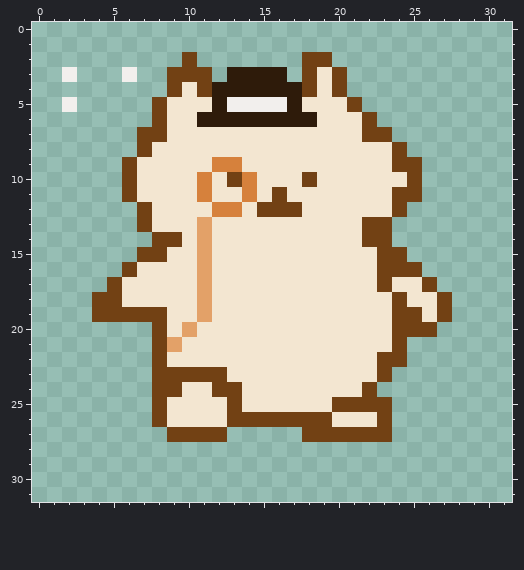
Two versions of one pixel-art sprite, resources/sprites/Detective Meow/pixil-frame-0.png. Above is the file before it was changed.
The file is 32x32 pixels.
After the commit:
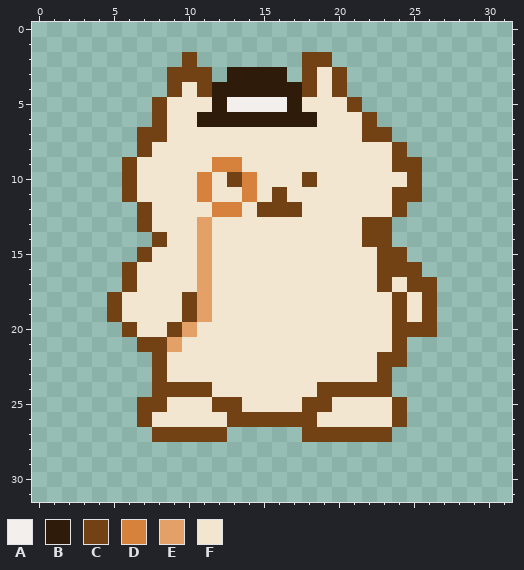
Palette (. is transparent): A #f2efed  B #2e1b0a  C #724114  D #d6813c  E #e3a168  F #f3e6d1
Diff:
y 3: x 2 A -> .; x 6 A -> .
y 5: x 2 A -> .
y 14: x 9 C -> F
y 15: x 8 C -> F
y 17: x 5..6 CF -> .C; x 25 F -> C
y 18: x 4 C -> .; x 10 F -> C; x 26..27 FC -> C.
y 19: x 4 C -> .; x 6..8 CCC -> FFF; x 10 F -> C; x 25..27 CFC -> FC.
y 20: x 6..9 ..CF -> CFFC
y 21: x 7 . -> C
y 23: x 9..12 CCCC -> FFFF
y 24: x 10..13 FFCC -> CCFF; x 19..21 FFF -> CCC; x 23 . -> C
y 25: x 7 . -> C; x 12 F -> C; x 18..24 FFCCCC. -> CCFFFFC
y 26: x 7..8 .C -> CF; x 19 C -> F; x 23..24 C. -> FC
y 27: x 8 . -> C
